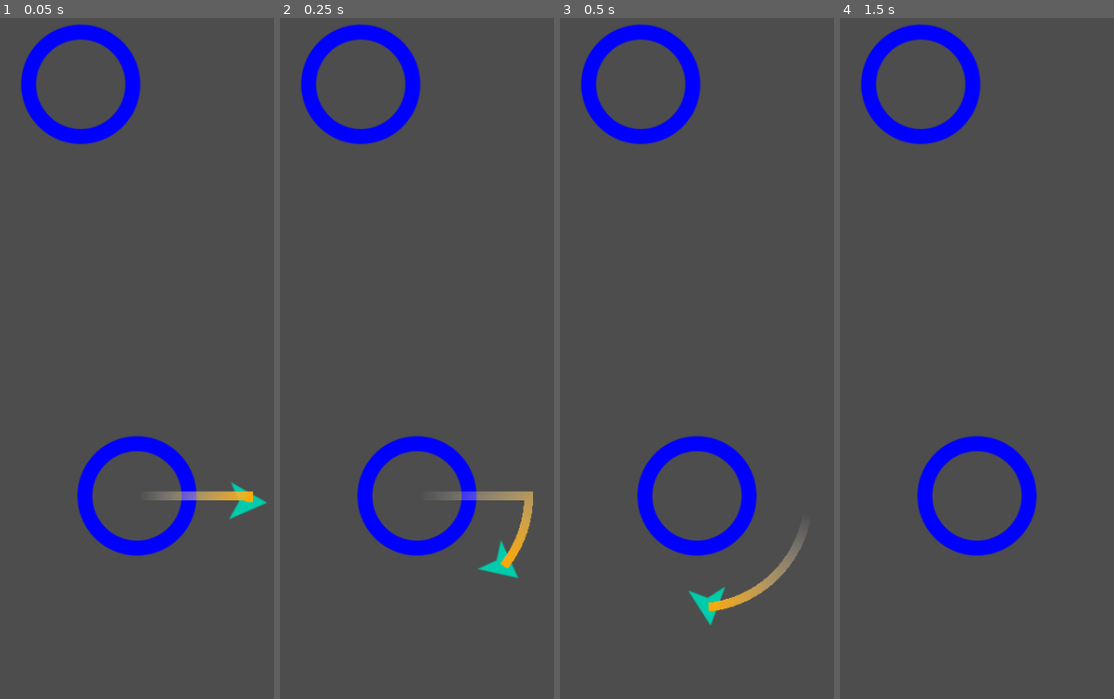
Above: before the commit, frames 1-4 (left to right).
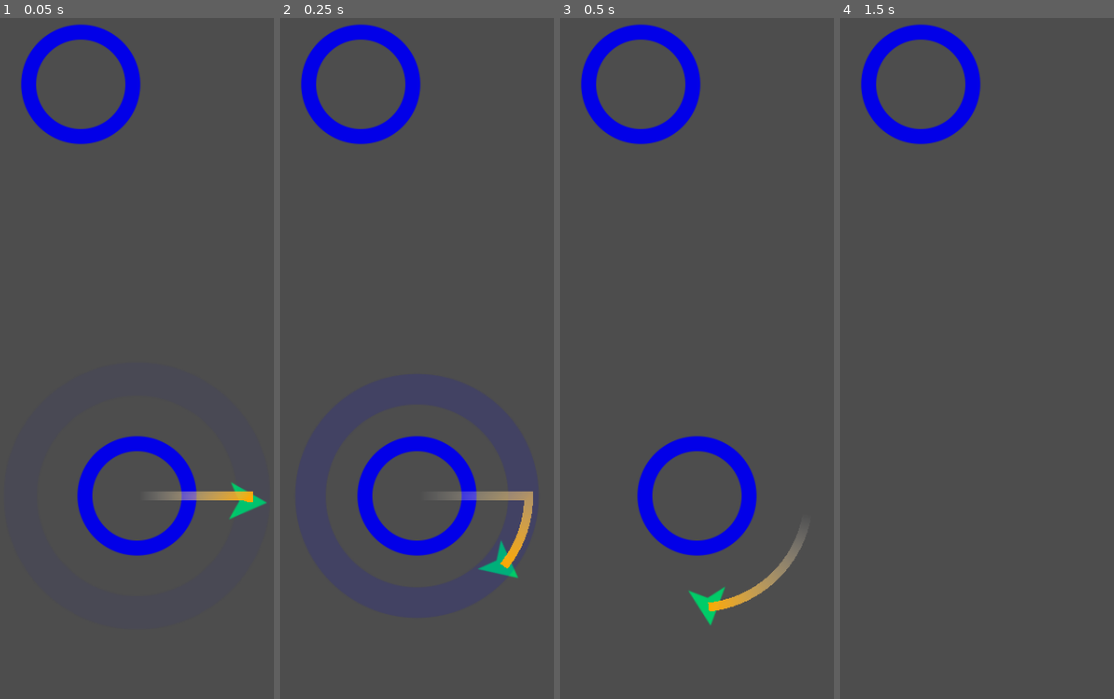
Above: after the commit, the same moments.

Repository: jrenato/circle_jump
Game: Godot game, scene res://Level/level.tscn
Same seed, same stepped clock (60 frames per second), same inputs: the game is played once before the commit and once after it.
Inputs (mouse positions are in pixels of both pictures, inside the frame that each line leads up to):
- Up to frame 1 (0.05 s): no input
- Up to frame 2 (0.25 s): no input
- Up to frame 3 (0.5 s): no input
- Up to frame 4 (1.5 s): move the mouse to (1070, 276) at 0.52 s; click (1070, 276) at 0.67 s; move the mouse to (892, 358) at 1.27 s; click (892, 358) at 1.42 s

The runs differ from the first frame. In frame 1, 0.2% of the frame differs, in the area x 83-98%, y 68-74%; in frame 2, 0.2%; in frame 3, 0.2%; in frame 4, 2.8%, in the area x 28-72%, y 61-79%.

Commit message:
Added implode/capture effects

Diff:
--- a/Circle/circle.gd
+++ b/Circle/circle.gd
@@ -6,11 +6,13 @@
 @onready var pivot: Node2D = %Pivot
 @onready var collision_shape: CollisionShape2D = %CollisionShape2D
 @onready var sprite: Sprite2D = %Sprite2D
+@onready var sprite_effect = %SpriteEffect
 @onready var orbit_position: Marker2D = %OrbitPosition
+@onready var animation_player = %AnimationPlayer
 
 
 func _ready() -> void:
-	pass
+	sprite_effect.visible = false
 
 
 func init(_position: Vector2, _radius: int = radius):
@@ -27,3 +29,14 @@
 
 func _process(delta: float) -> void:
 	pivot.rotation += rotation_speed * delta
+
+
+func capture() -> void:
+	animation_player.play("capture")
+
+
+func implode() -> void:
+	if !animation_player.is_playing():
+		animation_player.play("implode")
+	await animation_player.animation_finished
+	queue_free()
--- a/Circle/circle.tscn
+++ b/Circle/circle.tscn
@@ -1,30 +1,182 @@
-[gd_scene load_steps=6 format=3 uid="uid://cj7a4lchc8gh8"]
+[gd_scene load_steps=10 format=3 uid="uid://cj7a4lchc8gh8"]
 
 [ext_resource type="Script" path="res://Circle/circle.gd" id="1_1qqjh"]
 [ext_resource type="Shader" path="res://Shaders/color.gdshader" id="1_g1c4m"]
 [ext_resource type="Texture2D" uid="uid://d2cyw3pwjae06" path="res://Assets/Images/circle_1.png" id="1_mknme"]
 
-[sub_resource type="ShaderMaterial" id="ShaderMaterial_ifdf6"]
-shader = ExtResource("1_g1c4m")
-shader_parameter/color = Color(0, 0, 1, 1)
-
 [sub_resource type="CircleShape2D" id="CircleShape2D_3iodi"]
 radius = 134.034
 
+[sub_resource type="ShaderMaterial" id="ShaderMaterial_ifdf6"]
+shader = ExtResource("1_g1c4m")
+shader_parameter/color = Color(0.00729171, 0, 0.910716, 1)
+
+[sub_resource type="Animation" id="Animation_ksndv"]
+resource_name = "implode"
+length = 0.4
+step = 0.01
+tracks/0/type = "value"
+tracks/0/imported = false
+tracks/0/enabled = true
+tracks/0/path = NodePath(".:scale")
+tracks/0/interp = 1
+tracks/0/loop_wrap = true
+tracks/0/keys = {
+"times": PackedFloat32Array(0, 0.4),
+"transitions": PackedFloat32Array(1, 1),
+"update": 0,
+"values": [Vector2(1, 1), Vector2(0.1, 0.1)]
+}
+tracks/1/type = "value"
+tracks/1/imported = false
+tracks/1/enabled = true
+tracks/1/path = NodePath(".:modulate")
+tracks/1/interp = 1
+tracks/1/loop_wrap = true
+tracks/1/keys = {
+"times": PackedFloat32Array(0, 0.4),
+"transitions": PackedFloat32Array(1, 1),
+"update": 0,
+"values": [Color(1, 1, 1, 1), Color(1, 1, 1, 0)]
+}
+
+[sub_resource type="Animation" id="Animation_0apxe"]
+length = 0.001
+tracks/0/type = "value"
+tracks/0/imported = false
+tracks/0/enabled = true
+tracks/0/path = NodePath(".:scale")
+tracks/0/interp = 1
+tracks/0/loop_wrap = true
+tracks/0/keys = {
+"times": PackedFloat32Array(0),
+"transitions": PackedFloat32Array(1),
+"update": 0,
+"values": [Vector2(1, 1)]
+}
+tracks/1/type = "value"
+tracks/1/imported = false
+tracks/1/enabled = true
+tracks/1/path = NodePath(".:modulate")
+tracks/1/interp = 1
+tracks/1/loop_wrap = true
+tracks/1/keys = {
+"times": PackedFloat32Array(0),
+"transitions": PackedFloat32Array(1),
+"update": 0,
+"values": [Color(1, 1, 1, 1)]
+}
+tracks/2/type = "value"
+tracks/2/imported = false
+tracks/2/enabled = true
+tracks/2/path = NodePath("SpriteEffect:visible")
+tracks/2/interp = 1
+tracks/2/loop_wrap = true
+tracks/2/keys = {
+"times": PackedFloat32Array(0),
+"transitions": PackedFloat32Array(1),
+"update": 1,
+"values": [false]
+}
+tracks/3/type = "value"
+tracks/3/imported = false
+tracks/3/enabled = true
+tracks/3/path = NodePath("SpriteEffect:scale")
+tracks/3/interp = 1
+tracks/3/loop_wrap = true
+tracks/3/keys = {
+"times": PackedFloat32Array(0),
+"transitions": PackedFloat32Array(1),
+"update": 0,
+"values": [Vector2(1, 1)]
+}
+tracks/4/type = "value"
+tracks/4/imported = false
+tracks/4/enabled = true
+tracks/4/path = NodePath("SpriteEffect:self_modulate")
+tracks/4/interp = 1
+tracks/4/loop_wrap = true
+tracks/4/keys = {
+"times": PackedFloat32Array(0),
+"transitions": PackedFloat32Array(1),
+"update": 0,
+"values": [Color(1, 1, 1, 1)]
+}
+
+[sub_resource type="Animation" id="Animation_k64cj"]
+resource_name = "capture"
+length = 0.5
+step = 0.01
+tracks/0/type = "value"
+tracks/0/imported = false
+tracks/0/enabled = true
+tracks/0/path = NodePath("SpriteEffect:visible")
+tracks/0/interp = 1
+tracks/0/loop_wrap = true
+tracks/0/keys = {
+"times": PackedFloat32Array(0, 0.35),
+"transitions": PackedFloat32Array(1, 1),
+"update": 1,
+"values": [true, false]
+}
+tracks/1/type = "value"
+tracks/1/imported = false
+tracks/1/enabled = true
+tracks/1/path = NodePath("SpriteEffect:scale")
+tracks/1/interp = 1
+tracks/1/loop_wrap = true
+tracks/1/keys = {
+"times": PackedFloat32Array(0, 0.07, 0.5),
+"transitions": PackedFloat32Array(1, 1, 1),
+"update": 0,
+"values": [Vector2(1, 1), Vector2(1.5, 1.5), Vector2(0.1, 0.1)]
+}
+tracks/2/type = "value"
+tracks/2/imported = false
+tracks/2/enabled = true
+tracks/2/path = NodePath("SpriteEffect:self_modulate")
+tracks/2/interp = 1
+tracks/2/loop_wrap = true
+tracks/2/keys = {
+"times": PackedFloat32Array(0, 0.07, 0.5),
+"transitions": PackedFloat32Array(1, 1, 1),
+"update": 0,
+"values": [Color(1, 1, 1, 0), Color(1, 1, 1, 0.192157), Color(1, 1, 1, 0.0509804)]
+}
+
+[sub_resource type="AnimationLibrary" id="AnimationLibrary_tosk0"]
+_data = {
+"RESET": SubResource("Animation_0apxe"),
+"capture": SubResource("Animation_k64cj"),
+"implode": SubResource("Animation_ksndv")
+}
+
 [node name="Circle" type="Area2D"]
 script = ExtResource("1_1qqjh")
+
+[node name="CollisionShape2D" type="CollisionShape2D" parent="."]
+unique_name_in_owner = true
+shape = SubResource("CircleShape2D_3iodi")
 
 [node name="Sprite2D" type="Sprite2D" parent="."]
 unique_name_in_owner = true
 material = SubResource("ShaderMaterial_ifdf6")
 texture = ExtResource("1_mknme")
 
-[node name="CollisionShape2D" type="CollisionShape2D" parent="."]
+[node name="SpriteEffect" type="Sprite2D" parent="."]
 unique_name_in_owner = true
-shape = SubResource("CircleShape2D_3iodi")
+visible = false
+material = SubResource("ShaderMaterial_ifdf6")
+texture = ExtResource("1_mknme")
 
 [node name="Pivot" type="Node2D" parent="."]
 unique_name_in_owner = true
 
 [node name="OrbitPosition" type="Marker2D" parent="Pivot"]
 unique_name_in_owner = true
+
+[node name="AnimationPlayer" type="AnimationPlayer" parent="."]
+unique_name_in_owner = true
+libraries = {
+"": SubResource("AnimationLibrary_tosk0")
+}
--- a/Jumper/jumper.gd
+++ b/Jumper/jumper.gd
@@ -37,6 +37,7 @@
 
 
 func jump() -> void:
+	target.implode()
 	target = null
 	velocity = transform.x * jump_speed
 
--- a/Jumper/jumper.tscn
+++ b/Jumper/jumper.tscn
@@ -6,7 +6,7 @@
 
 [sub_resource type="ShaderMaterial" id="ShaderMaterial_ypoxg"]
 shader = ExtResource("2_hkoh7")
-shader_parameter/color = Color(0, 0.8, 0.67451, 1)
+shader_parameter/color = Color(0, 0.8, 0.407843, 1)
 
 [sub_resource type="Gradient" id="Gradient_t8f82"]
 colors = PackedColorArray(1, 1, 1, 0, 1, 0.654902, 0, 1)
--- a/Level/level.gd
+++ b/Level/level.gd
@@ -37,8 +37,19 @@
 
 
 func _on_jumper_captured(target_area: Area2D) -> void:
-	camera.position = target_area.position
+	if not target_area is Circle:
+		return
+
+	var target_circle: Circle = target_area
+
+	# Updated the camera position
+	camera.position = target_circle.position
+
+	# Animate the circle capture
+	target_circle.capture()
+
+	# Spawn next circle
 	var next_circle_x: int = randi_range(-150, 150)
 	var next_circle_y: int = randi_range(-500, -400)
-	var next_circle_position: Vector2 = target_area.position + Vector2(next_circle_x, next_circle_y)
+	var next_circle_position: Vector2 = target_circle.position + Vector2(next_circle_x, next_circle_y)
 	spawn_circle.call_deferred(next_circle_position)
